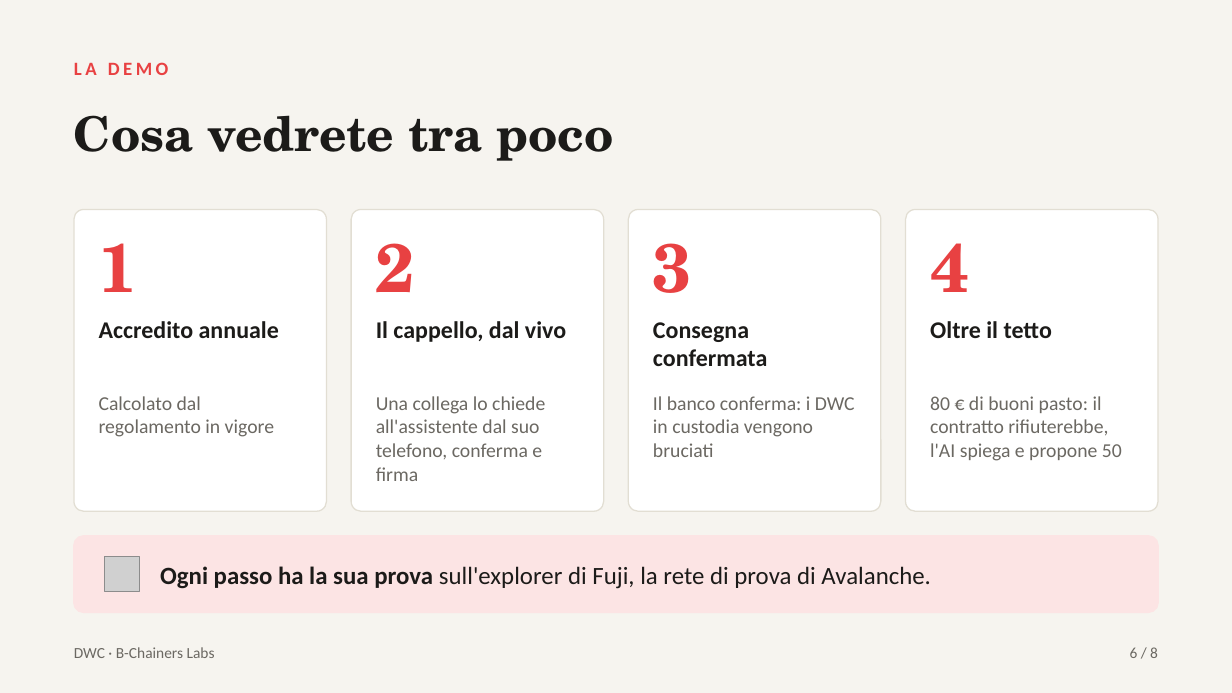
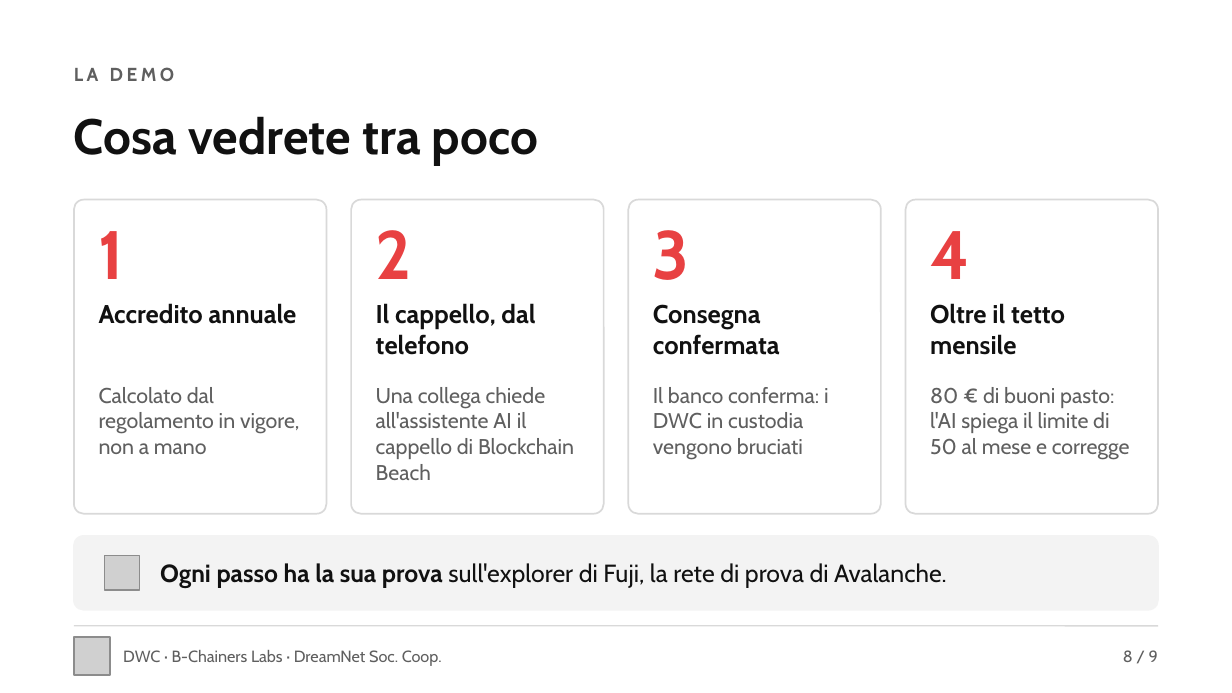
Before and after one commit to SimoneLazzari-DN/dwc-avalanche, a slide deck: slide 8 of pitch/DWC-pitch.pptx (slide 6 before the commit). Drawn at 1232x693 pixels with LibreOffice and Linux fonts; fonts in the diff are those of the drawing; grey boxes stand for pictures. Boxes give left, top, right and bottom in pixels: in the first picture for what was removed or moved away, otherwise in the second. Text is boxed around its words. In the diff, an @@ line names an element or a change of style, - is before the commit and + after.

```diff
--- a/pitch/DWC-pitch.pptx
+++ b/pitch/DWC-pitch.pptx
@@ background #F6F4EF to #FFFFFF @@
@@ text "LA DEMO" at (74,67,175,81): font Calibri to Cabin, text colour #E84142 to #5F5F5F @@
@@ text "Cosa vedrete tra poco" at (74,116,538,164): size 28 to 29 pt, font TeX Gyre Schola to Cabin, text colour #1C1B19 to #111111 @@
@@ rounded rectangle: place and size @@
-rounded rectangle at (74,209,326,511)
+rounded rectangle at (74,200,326,514)
@@ rounded rectangle: place and size @@
-rounded rectangle at (351,209,604,511)
+rounded rectangle at (351,200,604,514)
@@ rounded rectangle: place and size @@
-rounded rectangle at (628,209,881,511)
+rounded rectangle at (628,200,881,514)
@@ outline #E2DED3 0.75 pt to #D9D9D9 1 pt in 4 elements at (74,200,326,514), (351,200,604,514), (628,200,881,514), (906,200,1158,514) @@
@@ rounded rectangle: place and size @@
-rounded rectangle at (906,209,1158,511)
+rounded rectangle at (906,200,1158,514)
@@ font TeX Gyre Schola to Cabin in 4 elements at (99,231,124,279), (376,230,412,279), (653,230,690,280), (930,231,970,279) @@
@@ text "Accredito annuale" at (99,303,297,324): size 14 to 15 pt, font Calibri to Cabin, text colour #1C1B19 to #111111 @@
@@ 6 texts: place and size @@
-6 texts at (99,243,969,366)
+6 texts at (99,230,970,355)
@@ text "Consegna confermata" at (653,304,780,355): size 14 to 15 pt, font Calibri to Cabin, text colour #1C1B19 to #111111 @@
@@ text at (376,303,535,355): text changed; size 14 to 15 pt; font Calibri to Cabin; text colour #1C1B19 to #111111 @@
-Il cappello, dal vivo
+Il cappello, dal telefono
@@ text at (930,303,1065,355): text changed; size 14 to 15 pt; font Calibri to Cabin; text colour #1C1B19 to #111111 @@
-Oltre il tetto
+Oltre il tetto mensile
@@ text at (99,387,300,454): text changed; size 11.5 to 12.5 pt; font Calibri to Cabin; text colour #6B6862 to #5F5F5F @@
-Calcolato dal regolamento in vigore
+Calcolato dal regolamento in vigore, non a mano
@@ text at (376,387,574,480): text changed; size 11.5 to 12.5 pt; font Calibri to Cabin; text colour #6B6862 to #5F5F5F @@
-Una collega lo chiede all'assistente dal suo telefono, conferma e firma
+Una collega chiede all'assistente AI il cappello di Blockchain Beach
@@ text "Il banco conferma: i DWC ...": place and size @@
-text "Il banco conferma: i DWC ..." at (653,396,855,457)
+text "Il banco conferma: i DWC ..." at (653,387,829,460)
@@ text "Il banco conferma: i DWC ..." at (653,387,829,460): size 11.5 to 12.5 pt, font Calibri to Cabin, text colour #6B6862 to #5F5F5F @@
@@ text at (930,387,1130,460): text changed; size 11.5 to 12.5 pt; font Calibri to Cabin; text colour #6B6862 to #5F5F5F @@
-80 € di buoni pasto: il contratto rifiuterebbe, l'AI spiega e propone 50
+80 € di buoni pasto: l'AI spiega il limite di 50 al mese e corregge
@@ rounded rectangle at (74,536,1158,610): fill #FCE4E4 to #F3F3F3; outline #FCE4E4 1 pt to #F3F3F3 1 pt; proportions changed @@
@@ text "Ogni passo ha la sua ..." at (160,563,947,588): font Calibri to Cabin, text colour #1C1B19 to #111111 @@
@@ line added from (74, 626) to (1158, 626), #D9D9D9 0.75 pt @@
@@ picture added at (74,637,110,675) @@
@@ text at (123,650,442,666): text changed; size 9 to 9.5 pt; font Calibri to Cabin; text colour #6B6862 to #5F5F5F @@
-DWC · B-Chainers Labs
+DWC · B-Chainers Labs · DreamNet Soc. Coop.
@@ text at (1123,650,1158,662): text changed; size 9 to 9.5 pt; font Calibri to Cabin; text colour #6B6862 to #5F5F5F @@
-6 / 8
+8 / 9
```
Also in this commit, not shown: 5 other slides changed, 3 slides added, 2 slides removed, 11 other files.
